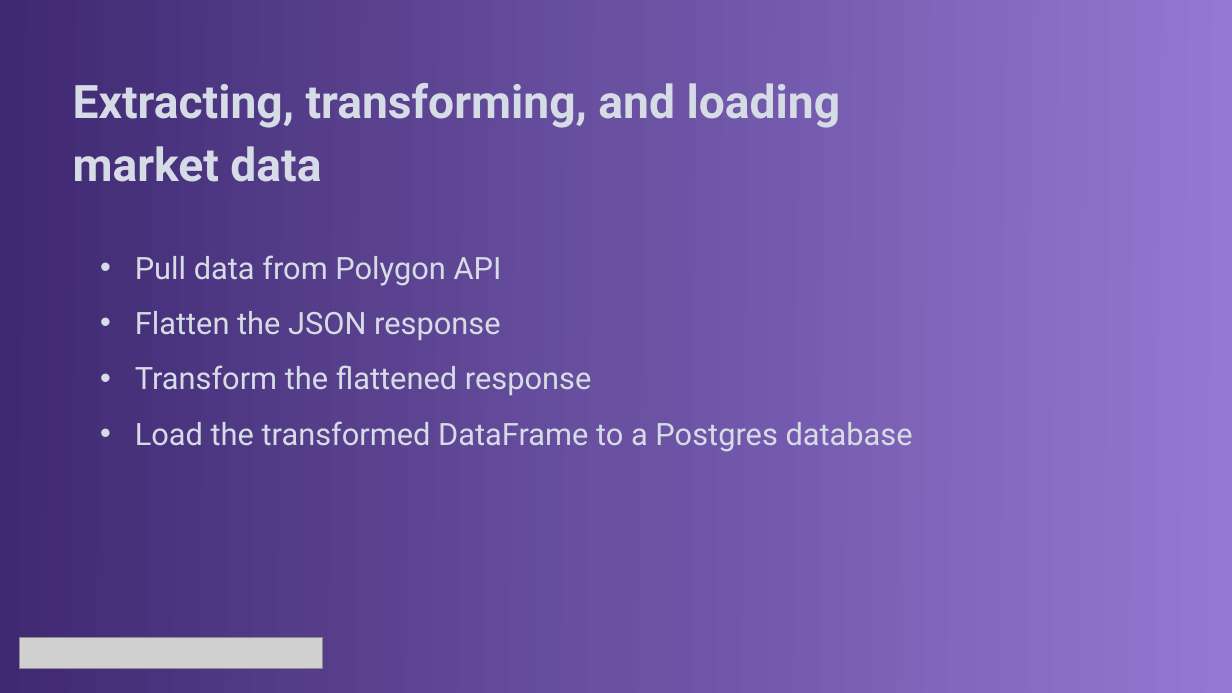
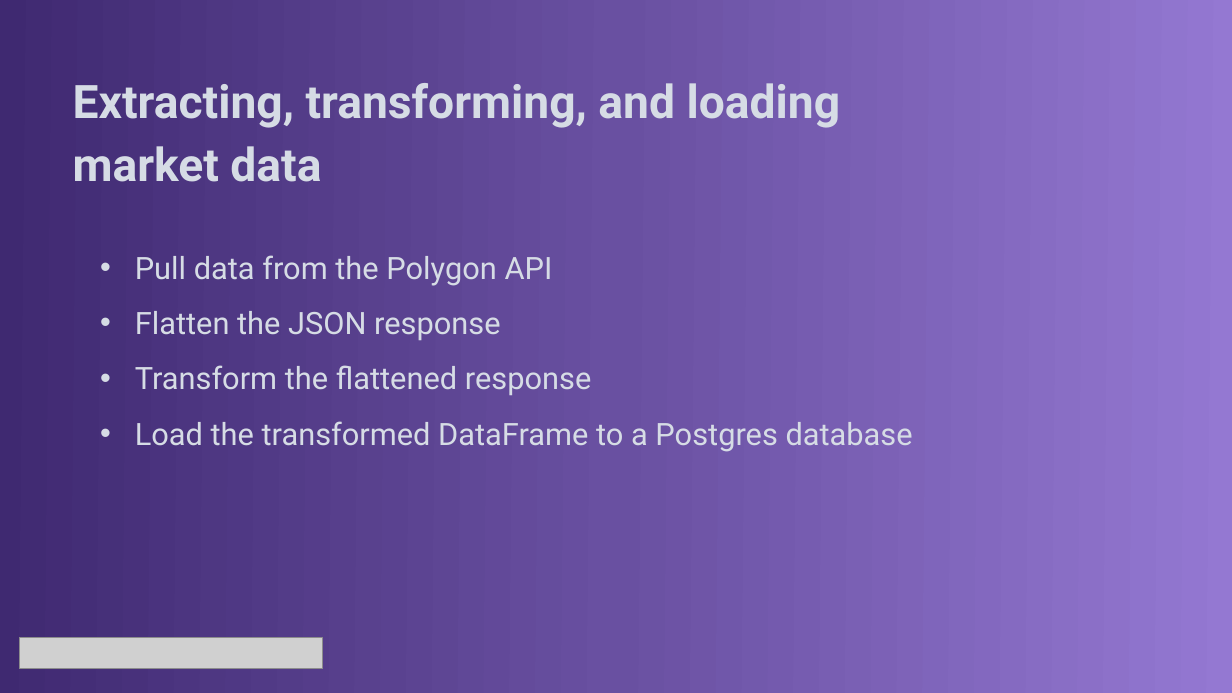
Before and after one commit to jroachgolf84/astronomer-panel-interview, a slide deck: slide 6 of documentation/Astronomer Panel Presentation.pptx (slide 5 before the commit). Drawn at 1232x693 pixels with LibreOffice and Linux fonts; fonts in the diff are those of the drawing; grey boxes stand for pictures. Boxes give left, top, right and bottom in pixels: in the first picture for what was removed or moved away, otherwise in the second. Text is boxed around its words. In the diff, an @@ line names an element or a change of style, - is before the commit and + after.

```diff
--- a/documentation/Astronomer Panel Presentation.pptx
+++ b/documentation/Astronomer Panel Presentation.pptx
@@ text at (x1=135, y1=255, x2=553, y2=286): text changed @@
-• Pull data from Polygon API
+• Pull data from the Polygon API
```
Also in this commit, not shown: 14 other slides changed, 1 slide added, 1 other file.
